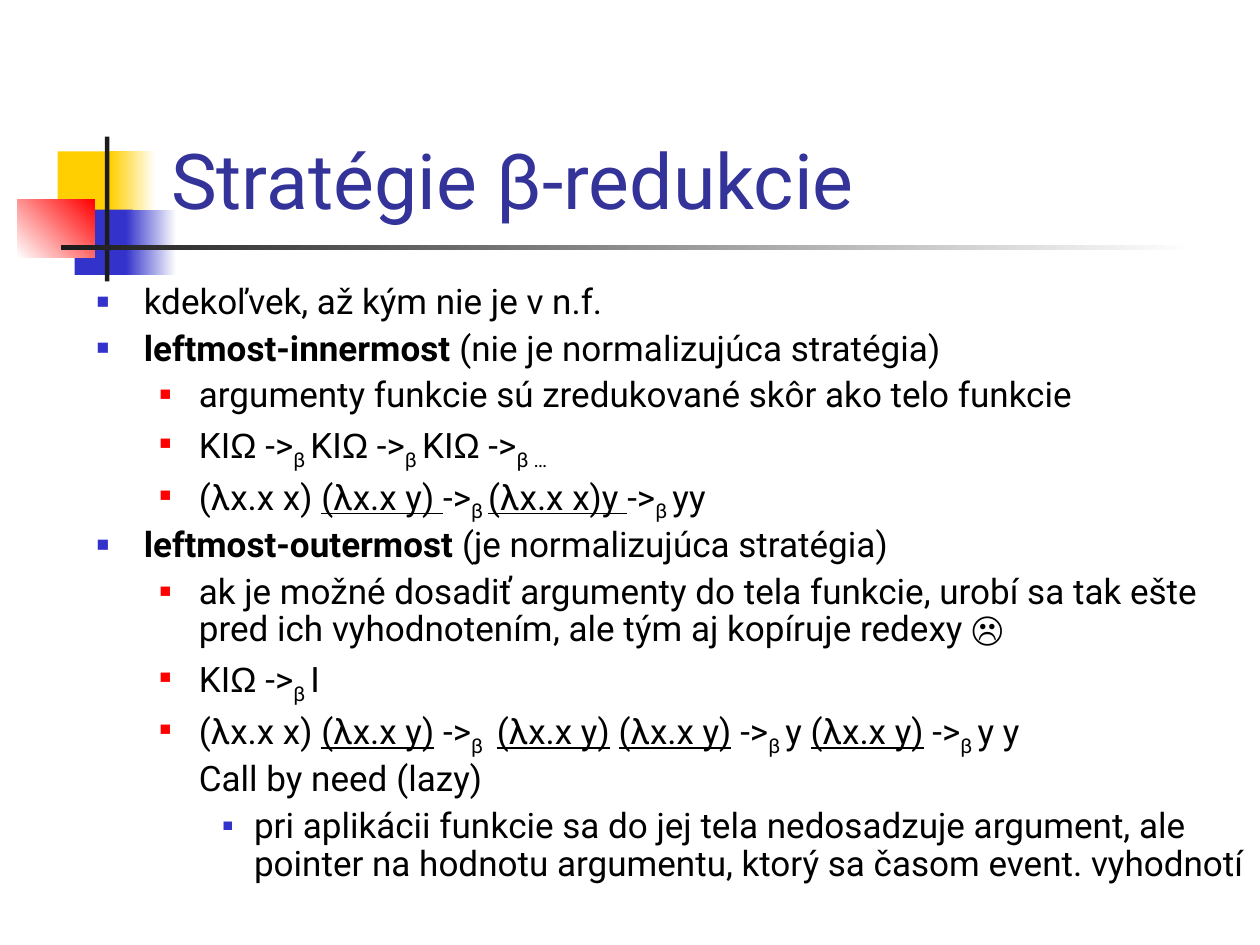
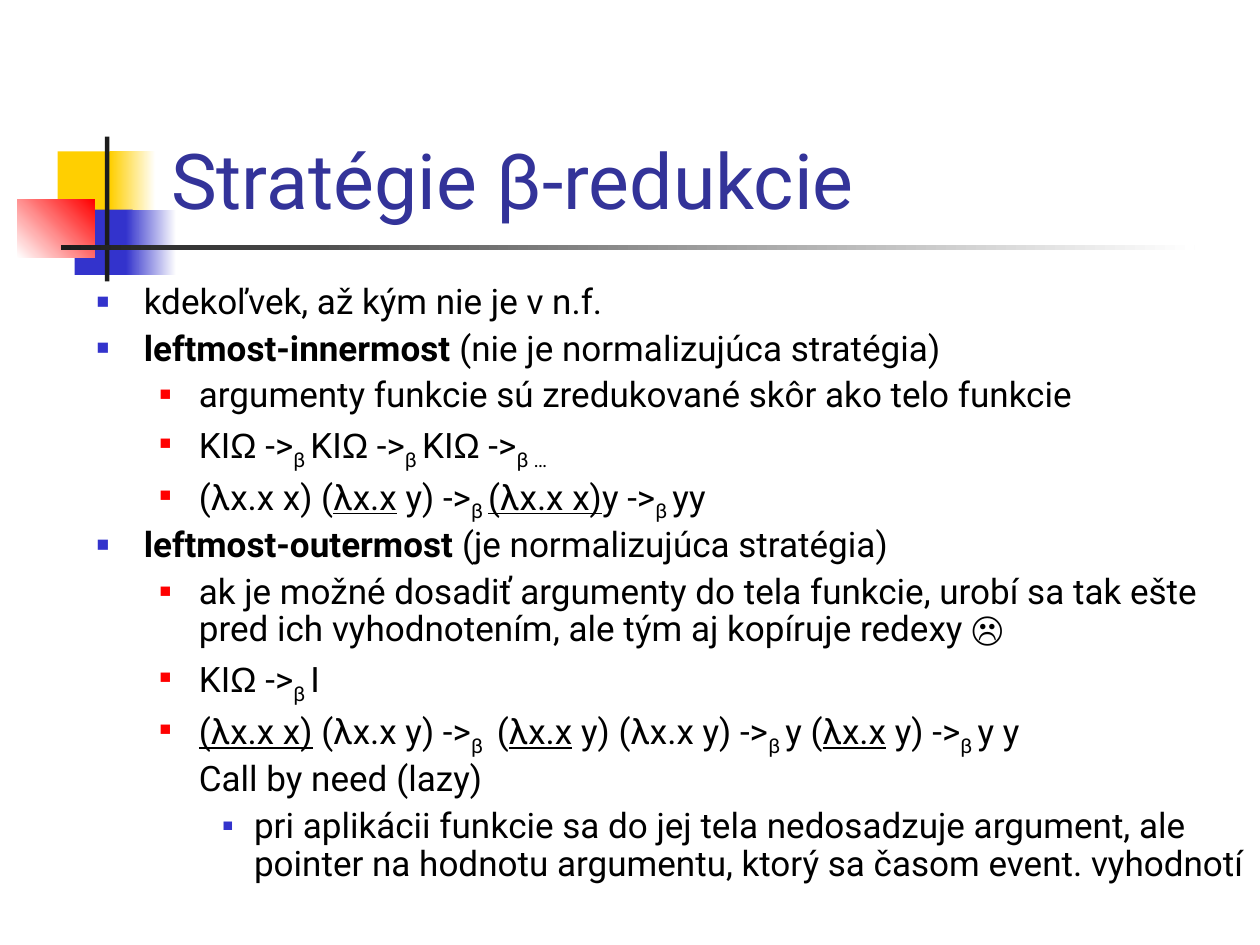
Before and after one commit to Funkcionalne/Prednasky, a slide deck: slide 10 of 06/06_fpro.ppt (slide 9 before the commit). Drawn at 1260x945 pixels with LibreOffice and Linux fonts; fonts in the diff are those of the drawing. Boxes give left, top, right and bottom in pixels: in the first picture for what was removed or moved away, otherwise in the second. Text is boxed around its words. In the diff, an @@ line names an element or a change of style, - is before the commit and + after.

```diff
--- a/06/06_fpro.ppt
+++ b/06/06_fpro.ppt
@@ text at (x1=199, y1=482, x2=1020, y2=752): underline off in "(λx.x y) x)y", "(λx.x y) (λx.x y) (λx.x y) (λx.x ..."; underline on in "(λx.x x)" @@
```
Also in this commit, not shown: 11 other slides changed, 1 slide added, 2 other files.
